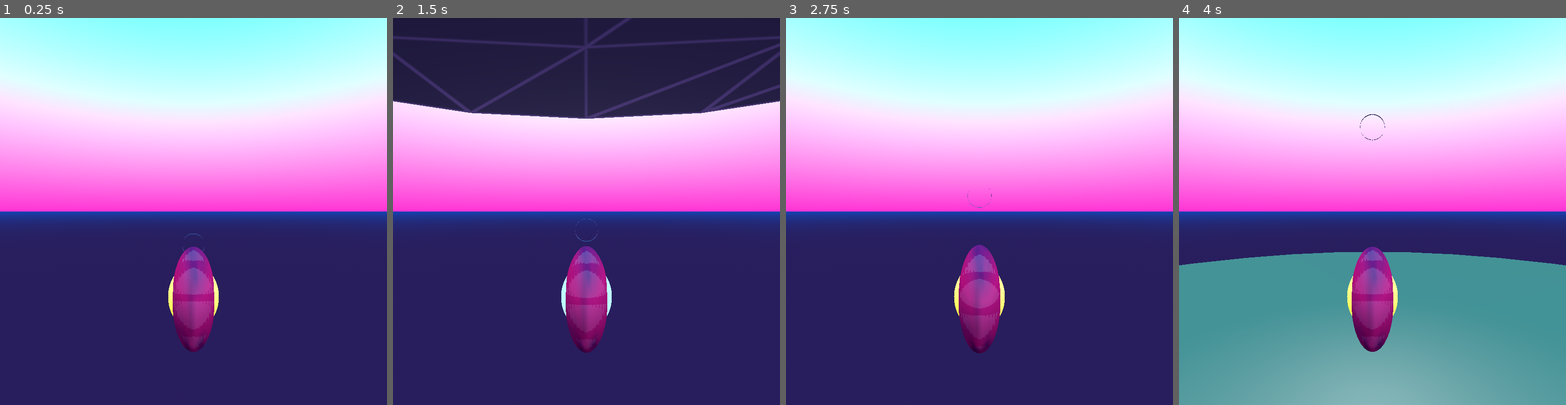
Above: before the commit, frames 1-4 (left to right).
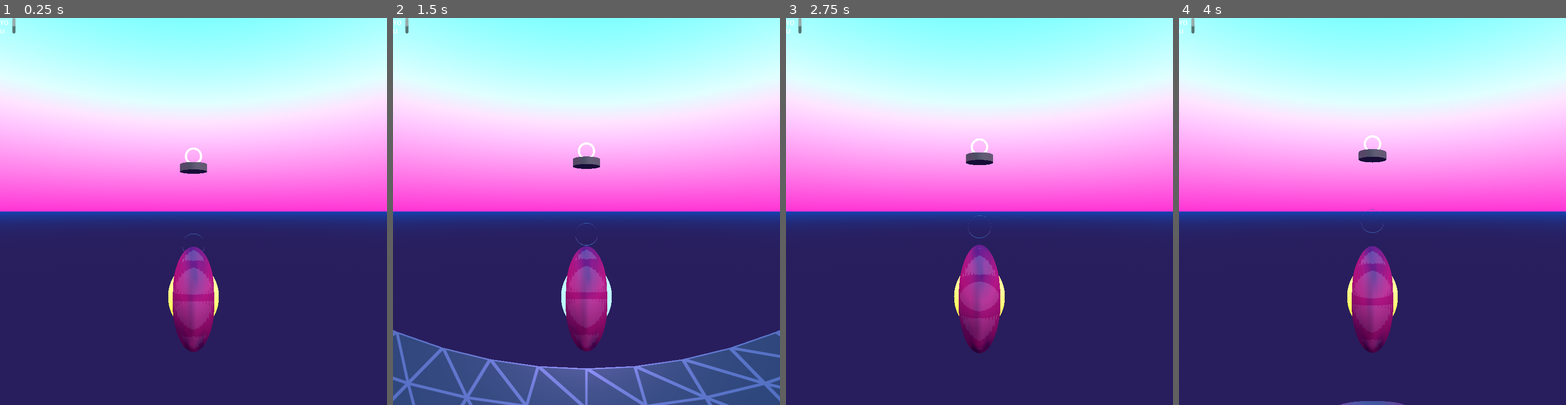
Above: after the commit, the same moments.

Repository: nergnezor/wheel
Game: Godot game, scene res://world.tscn
Two runs of this game, one before a commit and one after it. Both use one fixed random seed, a clock stepped at 60 frames per second and the inputs below.
Inputs (mouse positions are in pixels of both pictures, inside the frame that each line leads up to):
- Up to frame 1 (0.25 s): no input
- Up to frame 2 (1.5 s): move the mouse to (671, 192) at 0.52 s; hold Right (ui_right) 0.53-1.28 s; click (671, 192) at 0.67 s; move the mouse to (509, 230) at 1.27 s; hold Down (ui_down) from 1.28 s (still down); click (509, 230) at 1.42 s
- Up to frame 3 (2.75 s): move the mouse to (1018, 126) at 2.02 s; release Down (ui_down) at 2.03 s; hold Right (ui_right) from 2.03 s (still down); click (1018, 126) at 2.17 s
- Up to frame 4 (4 s): move the mouse to (1353, 288) at 2.77 s; release Right (ui_right) at 2.78 s; hold Up (ui_up) 2.78-3.53 s; click (1353, 288) at 2.92 s; move the mouse to (1488, 269) at 3.52 s; hold Left (ui_left) from 3.53 s (still down); click (1488, 269) at 3.67 s

The runs differ from the first frame. In frame 1, 0.3% of the frame differs, in the area x 0-54%, y 0-41%; in frame 2, 38%, in the area x 0-100%, y 0-100%; in frame 3, 0.6%; in frame 4, 37%.

Commit message:
ring goal

Diff:
--- a/player.gd
+++ b/player.gd
@@ -1,8 +1,9 @@
 extends RigidBody3D
 @onready var orb: MeshInstance3D = $orb
 @onready var camera = get_node("../camera")
+# @onready var goal = $goal
 var timer = 0
-const TIMEOUT = 5
+const TIMEOUT = 10
 
 var paused = false
 var gravity = ProjectSettings.get_setting("physics/3d/default_gravity")
@@ -34,19 +35,25 @@
 		was_pressed = false
 		# Switch gravity
 		gravity *= -1
-#		set_gravity()
+		set_gravity()
 		spin_direction *= -1
 		rotate_progress = 0
 		# Rotate around the y axis
 		# apply_torque(Vector3(0,1,0) * 10)
 		# rotation.y = PI
 	if (rotate_progress < 1):
-		# rotate_y(0.1*PI)
+#		rotate_y(0.1*PI)
 		# rotate_z(0.1*PI)
 		rotate_progress += 0.1
 
 	var colliding = get_colliding_bodies()
 	if (colliding.size() > 0):
+		if (colliding[0].get_name() == "goal"):
+			print("Goal")
+			win()
+			# Reset
+#			reset()
+#			return
 		timer = 0
 		return
 
@@ -56,6 +63,7 @@
 
 func reset():
 	print("Reset")
+	spin_direction = 1
 	timer = 0
 	gravity = 9.8
 	set_gravity()
@@ -64,5 +72,21 @@
 	linear_velocity = Vector3()
 	angular_velocity = Vector3()
 
+func win():
+	print("Win")
+	# Display win screen
+	# Get the win screen
+	var win_screen = get_node("../win_screen")
+#	win_screen.show()
+	# Pause the game
+	paused = true
+	# Reset the game after 5 seconds
+	# await(self, "win_screen_timeout")
+
+
+
+	# Reset
+	reset()
+
 func set_gravity():
 	PhysicsServer3D.area_set_param(get_world_3d().get_space(), PhysicsServer3D.AREA_PARAM_GRAVITY, gravity)
--- a/world.tscn
+++ b/world.tscn
@@ -80,24 +80,29 @@
 
 [sub_resource type="Curve3D" id="Curve3D_vtbks"]
 _data = {
-"points": PackedVector3Array(0, 0, 0, 0, 0, 0, 0, 0, 0, -0.00866699, -13.7962, -16.058, 0.00866699, 13.7962, 16.058, 0.00488281, 1.01665, 24.264),
+"points": PackedVector3Array(0, 0, 0, 0, 0, 0, 0, 0, 0, -0.00866699, -8.49492, -18.3824, 0.00866699, 8.49492, 18.3824, 0.00488281, 3.28227, 32.2468),
 "tilts": PackedFloat32Array(0, 0)
 }
 point_count = 2
 
 [sub_resource type="Curve3D" id="Curve3D_ruckd"]
 _data = {
-"points": PackedVector3Array(0, 0, 0, 0, 0, 0, 0, 0, 0, 0.0452881, 14.8043, 24.6738, -0.0452881, -14.8043, -24.6738, 0.00476074, -23.6834, 9.88519),
+"points": PackedVector3Array(0, 0, 0, 0, 0, 0, -2.08165e-12, 3.03219, 2.15285, 0.0452881, 14.2017, -11.679, -0.0452881, -14.2017, 11.679, 0.00476074, -3.61725, 25.9046, 0, 0, 0, 0, 0, 0, 0.00476074, -17.7244, 58.7398),
+"tilts": PackedFloat32Array(0, 0, 0)
+}
+point_count = 3
+
+[sub_resource type="Curve3D" id="Curve3D_ryxsg"]
+_data = {
+"points": PackedVector3Array(0, 0, 0, 0, 0, 0, -2.08165e-12, -14.8127, 26.6694, 0, -21.207, -11.7817, 0, 21.207, 11.7817, -2.08165e-12, 6.83266, 74.7508),
 "tilts": PackedFloat32Array(0, 0)
 }
 point_count = 2
 
-[sub_resource type="Curve3D" id="Curve3D_ryxsg"]
-_data = {
-"points": PackedVector3Array(0, 0, 0, 0, 0, 0, -2.08165e-12, -26.1975, -10.8266, 0, -6.16847, -32.076, 0, 6.16847, 32.076, -2.08165e-12, -1.52372, 24.9504),
-"tilts": PackedFloat32Array(0, 0)
-}
-point_count = 2
+[sub_resource type="StandardMaterial3D" id="StandardMaterial3D_ocr2k"]
+emission_enabled = true
+emission = Color(0.796078, 0.741176, 0.298039, 1)
+emission_energy_multiplier = 7.91
 
 [node name="world" type="Node3D"]
 script = ExtResource("1_seq2j")
@@ -175,18 +180,32 @@
 progress = 99.6852
 
 [node name="Path3D" type="Path3D" parent="track"]
-transform = Transform3D(1, 0, 0, 0, 1, 0, 0, 0, 1, 2.08165e-12, -23.1501, 20.6962)
+transform = Transform3D(1, 0, 0, 0, 1, 0, 0, 0, 1, 2.08165e-12, 0.325095, 107.264)
 curve = SubResource("Curve3D_ryxsg")
 
 [node name="PathFollow3D" type="PathFollow3D" parent="track/Path3D"]
 transform = Transform3D(-2, 1.50909e-07, 8.8304e-08, -2.03288e-20, 1.01008, -1.72619, -1.74846e-07, -1.72619, -1.01008, -2.08165e-12, -68.8196, -33.2953)
 
-[node name="CSGCylinder3D" type="CSGCylinder3D" parent="."]
-transform = Transform3D(1, 0, 0, 0, -1, 8.74228e-08, 0, -8.74228e-08, -1, 0, -53.9886, 9.99788)
+[node name="goal" type="CSGCylinder3D" parent="."]
+unique_name_in_owner = true
+transform = Transform3D(1, 0, 0, 0, 1, -1.74846e-07, 0, 1.74846e-07, 1, 0, 40.5163, 228.662)
+use_collision = true
 radius = 12.559
 height = 6.536
 sides = 32
-cone = true
+
+[node name="CSGTorus3D" type="CSGTorus3D" parent="goal"]
+transform = Transform3D(1.91069e-15, 4.37114e-08, 1, 1, -4.37114e-08, 0, 4.37114e-08, 1, -4.37114e-08, 0, 11, 0)
+inner_radius = 6.0
+outer_radius = 8.0
+sides = 64
+ring_sides = 12
+material = SubResource("StandardMaterial3D_ocr2k")
+
+[node name="RichTextLabel" type="RichTextLabel" parent="."]
+offset_right = 40.0
+offset_bottom = 40.0
+text = "YOU WIN"
 
 [connection signal="body_entered" from="player" to="player" method="_on_body_entered"]
 [connection signal="body_exited" from="player" to="player" method="_on_body_exited"]
Not shown: 1 places in world.tscn that only renumber resources
Not shown, changed: web/index.html
Not shown, changed: web/index.pck
